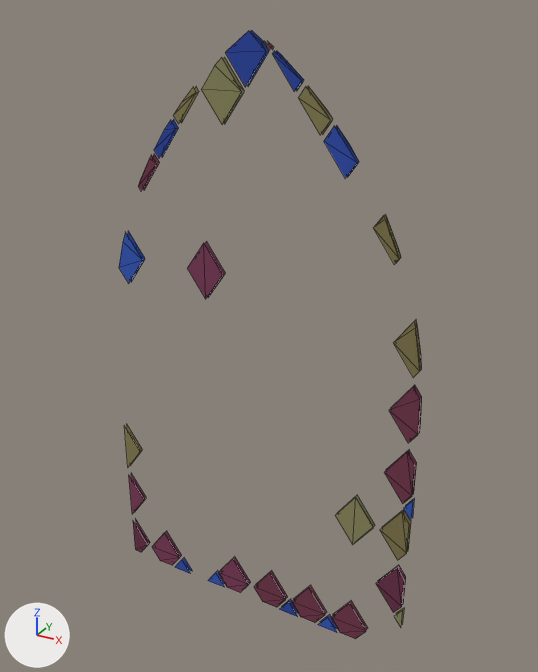
Renders of the glTF model assets/kit/glass_lancet_broken.glb from each side of a commit.
One viewpoint serves both versions: a 50 mm lens placed at (1.39, -2.4, 3.77), pointed at (0.03, 0.07, 2.54). The lights are fixed; the arrows at lower left show +X, +Y and +Z. The picture after the commit comes second. Mesh edges are drawn as thin lines. Vertices at exactly the same position are counted once.

Before the edit, the objects in view are built like this:
```python
me_glass_lancet_broken = bpy.data.meshes.new('glass_lancet_broken')
me_glass_lancet_broken.from_pydata(...)  # 294 vertices, 164 faces; spans x -0.72..0.72, y -0.01..0.01, z 1.18..3.7
me_glass_lancet_broken.materials.append(mat_m_glass)
ob_glass_lancet_broken = bpy.data.objects.new('glass_lancet_broken', me_glass_lancet_broken)
ob_glass_lancet_broken.location = (0.0, 0.0, 0.0)
```
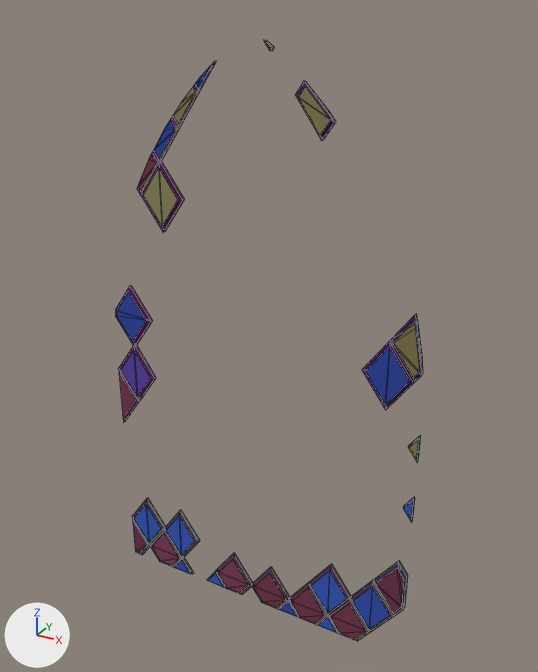
Boxes (x1, y1, x2, y2) around the edits, measured in the pictures (538 x 672 px; the box of a moved part takes in the faces that stretch with it):
'glass_lancet_broken', reshaped: before (119, 30, 422, 639); after (117, 41, 420, 639)
'glass_backing_broken', added: after (115, 40, 423, 641)
part 1 of me_glass_lancet_broken, moved or reshaped: before (124, 426, 140, 467); after (119, 374, 136, 418)
part 2 of me_glass_lancet_broken, moved or reshaped (not visible afterwards): before (127, 425, 143, 466)
part 3 of me_glass_lancet_broken, moved or reshaped: before (394, 611, 402, 628); after (409, 440, 418, 460)
part 4 of me_glass_lancet_broken, moved or reshaped: before (335, 498, 373, 544); after (134, 504, 161, 542)
part 5 of me_glass_lancet_broken, moved or reshaped (not visible afterwards): before (338, 495, 375, 527)
part 6 of me_glass_lancet_broken, moved or reshaped: before (187, 243, 223, 299); after (166, 517, 195, 556)
part 7 of me_glass_lancet_broken, moved or reshaped (not visible afterwards): before (205, 241, 225, 298)
part 8 of me_glass_lancet_broken, added: after (312, 571, 346, 613)
part 9 of me_glass_lancet_broken, added: after (353, 587, 390, 629)
part 10 of me_glass_lancet_broken, added: after (121, 350, 151, 397)
part 11 of me_glass_lancet_broken, added: after (366, 347, 410, 405)
part 12 of me_glass_lancet_broken, added: after (143, 167, 178, 226)
part 13 of me_glass_lancet_broken, deleted: before (119, 30, 422, 560)
part 14 of me_glass_lancet_broken, added: after (117, 292, 146, 342)
part 15 of me_glass_lancet_broken, added: after (196, 65, 214, 88)

Edits to the bpy script that builds the scene:
```text
Add mat_m_iron:
    mat_m_iron = bpy.data.materials.new('M_iron')
    # nodes: BsdfPrincipled, Mix, OutputMaterial, VertexColor
    # colours: grey #696973, mixed with the vertex colours
Change me_glass_lancet_broken:
    used by ob_glass_lancet_broken; location = (0.0, 0.0, 0.0)
    remove me_glass_lancet_broken.from_pydata(...)  # 294 vertices, 164 faces; spans x -0.72..0.72, y -0.01..0.01, z 1.18..3.7
    add me_glass_lancet_broken.from_pydata(...)  # 248 vertices, 128 faces; spans x -0.72..0.72, y -0.01..0.01, z 1.18..3.67
    me_glass_lancet_broken part 1: the loose piece of 3 vertices spanning x -0.72..-0.63, y -0.01, z 1.7..1.94 is moved by (0.0, 0.0, 0.28)
    me_glass_lancet_broken part 2: the loose piece of 3 vertices spanning x -0.72..-0.63, y 0.01, z 1.7..1.94 is moved by (0.0, 0.0, 0.28)
    me_glass_lancet_broken part 3: the loose piece of 3 vertices spanning x 0.68..0.72, y -0.01, z 1.35..1.45 is moved by (0.0, 0.0, 0.84)
    me_glass_lancet_broken part 4: the loose piece of 4 vertices spanning x 0.39..0.57, y -0.01, z 1.7..1.94 is moved by (-1.1, 0.0, -0.42)
    me_glass_lancet_broken part 5: the loose piece of 4 vertices spanning x 0.39..0.57, y 0.01, z 1.7..1.94 is moved by (-1.1, 0.0, -0.42)
    me_glass_lancet_broken part 6: the loose piece of 4 vertices spanning x -0.31..-0.13, y -0.01, z 2.68..2.92 is moved by (-0.2, 0.0, -1.4)
    me_glass_lancet_broken part 7: the loose piece of 4 vertices spanning x -0.31..-0.13, y 0.01, z 2.68..2.92 is moved by (-0.2, 0.0, -1.4)
    me_glass_lancet_broken part 8: the loose piece of 4 vertices spanning x 0.39..0.57, y -0.01, z 1.7..1.94 is copied, and the copy is moved by (-0.1, 0.0, -0.42); it spans x 0.29..0.47, y -0.01, z 1.28..1.52
    me_glass_lancet_broken part 9: the loose piece of 4 vertices spanning x 0.39..0.57, y -0.01, z 1.7..1.94 is copied, and the copy is moved by (0.1, 0.0, -0.42); it spans x 0.49..0.67, y -0.01, z 1.28..1.52
    me_glass_lancet_broken part 10: the loose piece of 4 vertices spanning x -0.31..-0.13, y -0.01, z 2.68..2.92 is copied, and the copy is moved by (-0.4, 0.0, -0.56); it spans x -0.71..-0.53, y -0.01, z 2.12..2.36
    me_glass_lancet_broken part 11: the loose piece of 4 vertices spanning x 0.39..0.57, y -0.01, z 1.7..1.94 is copied, and the copy is moved by (0.1, 0.0, 0.7); it spans x 0.49..0.67, y -0.01, z 2.4..2.64
    me_glass_lancet_broken part 12: the loose piece of 4 vertices spanning x -0.31..-0.13, y -0.01, z 2.68..2.92 is copied, and the copy is moved by (-0.2, 0.0, 0.28); it spans x -0.51..-0.33, y -0.01, z 2.96..3.2
    me_glass_lancet_broken part 13: 20 loose pieces with 106 vertices, spanning x -0.72..0.71, y -0.01..0.01, z 1.42..3.7, are deleted
    me_glass_lancet_broken part 14: 10 vertices added at x -0.7..-0.54, y -0.01..0.01, z 2.4..2.64
    me_glass_lancet_broken part 15: 8 vertices added at x -0.23..-0.16, y -0.01..0.01, z 3.51..3.59
    other edits to the shape of me_glass_lancet_broken do not show in these pictures
Add me_glass_backing_broken:
    me_glass_backing_broken.from_pydata(...)  # 248 vertices, 128 faces; spans x -0.72..0.72, y -0.01..0.01, z 1.17..3.68
    me_glass_backing_broken.materials.append(mat_m_iron)
Add ob_glass_backing_broken:
    ob_glass_backing_broken = bpy.data.objects.new('glass_backing_broken', me_glass_backing_broken)
    ob_glass_backing_broken.location = (0.0, 0.0, 0.0)
```
